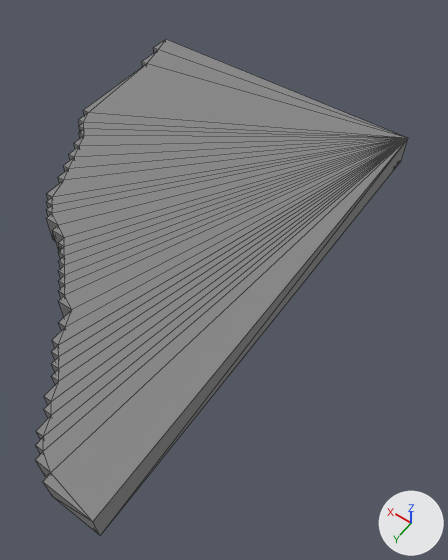
The OBJ model Assets/Models/Main Island/Main Island-16.obj as it was, and as the next commit left it.
Rendered twice from a 50 mm lens placed at (-81.6, 5.9, 58.4), pointed at (-54.4, -32.3, -1.5). The lights are fixed; the arrows at lower right show +X, +Y and +Z. Mesh edges are drawn as thin lines. Where no turn or scale is listed for an object, it has been applied to the vertices. Vertices at the same position are counted once.

The first picture shows 'Main Island-16'.
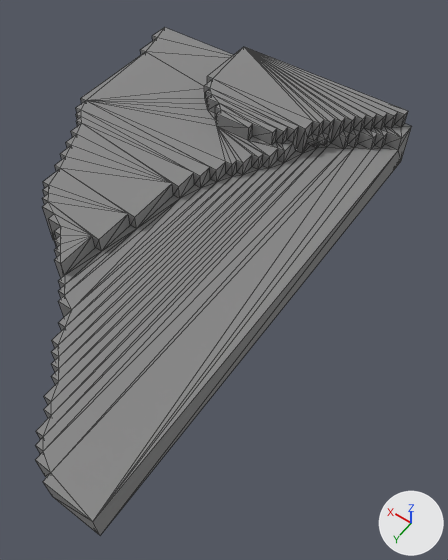
Changed parts and their boxes [x1, y1, x2, y2] in the pictures (448 x 560 px):
'Main Island-16', reshaped
    before: [35, 39, 408, 535]
    after: [35, 27, 412, 535]
part 1 of me_main_island_16, built on
    before: [44, 39, 408, 521]
    after: [42, 27, 412, 521]

The edits, one by one:
me_main_island_16 is used by ob_main_island_16; location (0.0, 0.0, 0.0).
me_main_island_16 had 136 vertices, 268 faces and spanned x -63.0..-21.0, y -63.0..-1.0, z 0.0..4.0.
me_main_island_16 now has 287 vertices, 570 faces and spans x -63.0..-21.0, y -63.0..-1.0, z 0.0..8.0.
Part 1, on me_main_island_16:
9 vertices are removed from x -63.0..-23.0, y -63.0..-19.0, z 4.0.
78 faces are deleted.
30 vertices in x -40.0..-21.0, y -63.0..-20.0, z 4.0 move by (0.0, 0.0, 2.0).
76 vertices are added at x -63.0..-36.0, y -63.0..-24.0, z 4.0..8.0.
9 new vertices lie (0.0, 0.0, 6.0) away from vertices in x -63.0..-23.0, y -63.0..-19.0, z 0.0.
65 new vertices lie (0.0, 0.0, 2.0) away from vertices in x -63.0..-36.0, y -63.0..-19.0, z 4.0..6.0.
5 new vertices lie (0.0, 1.0, 0.0) away from vertices in x -58.0..-53.0, y -59.0..-54.0, z 6.0..8.0.
5 new vertices lie (0.0, 0.0, -1.0) away from vertices in x -55.0..-53.0, y -55.0..-53.0, z 6.0.
380 new faces join them.
